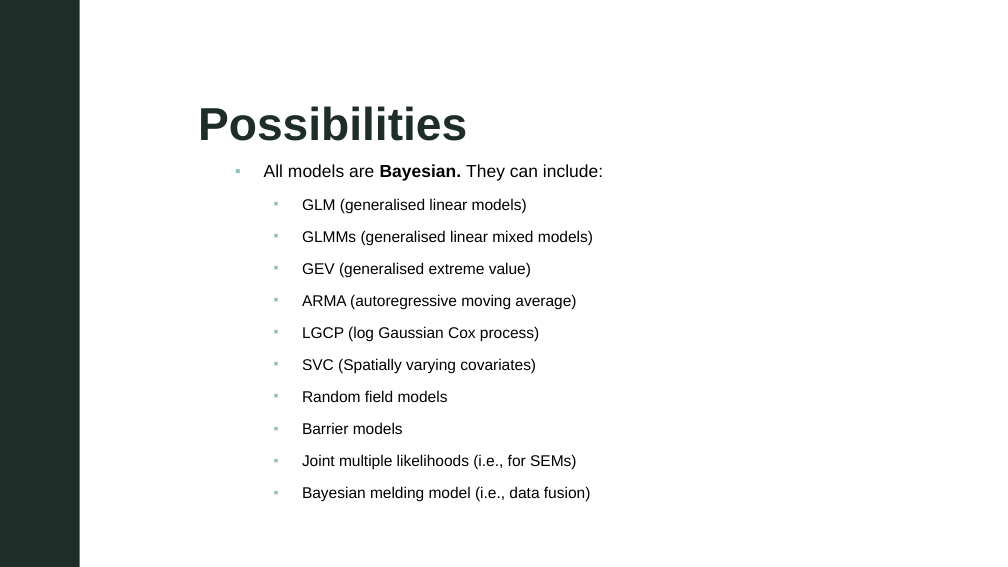
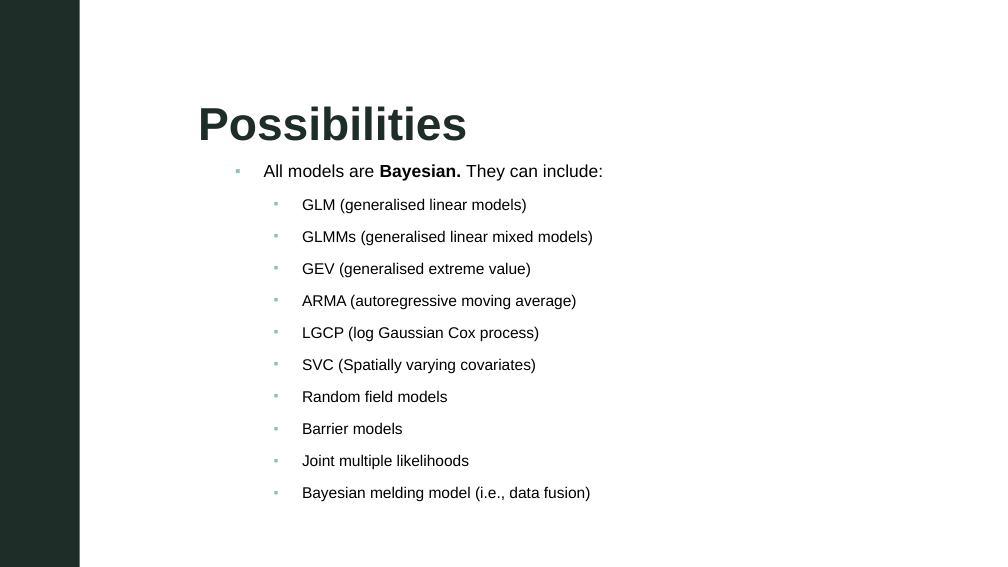
Before and after one commit to MishaTs/DP00BB11_INLA, a slide deck: slide 5 of Day2_INLASlides.pptx. Drawn at 1008x567 pixels with LibreOffice and Linux fonts; fonts in the diff are those of the drawing; background and template pictures are left out. Boxes give left, top, right and bottom in pixels: in the first picture for what was removed or moved away, otherwise in the second. Text is boxed around its words. In the diff, an @@ line names an element or a change of style, - is before the commit and + after.

```diff
--- a/Day2_INLASlides.pptx
+++ b/Day2_INLASlides.pptx
@@ text at (x1=302, y1=454, x2=469, y2=469): text changed @@
-    ▪ Joint multiple likelihoods (i.e., for SEMs)
+    ▪ Joint multiple likelihoods
```
Also in this commit, not shown: 1 other file.
